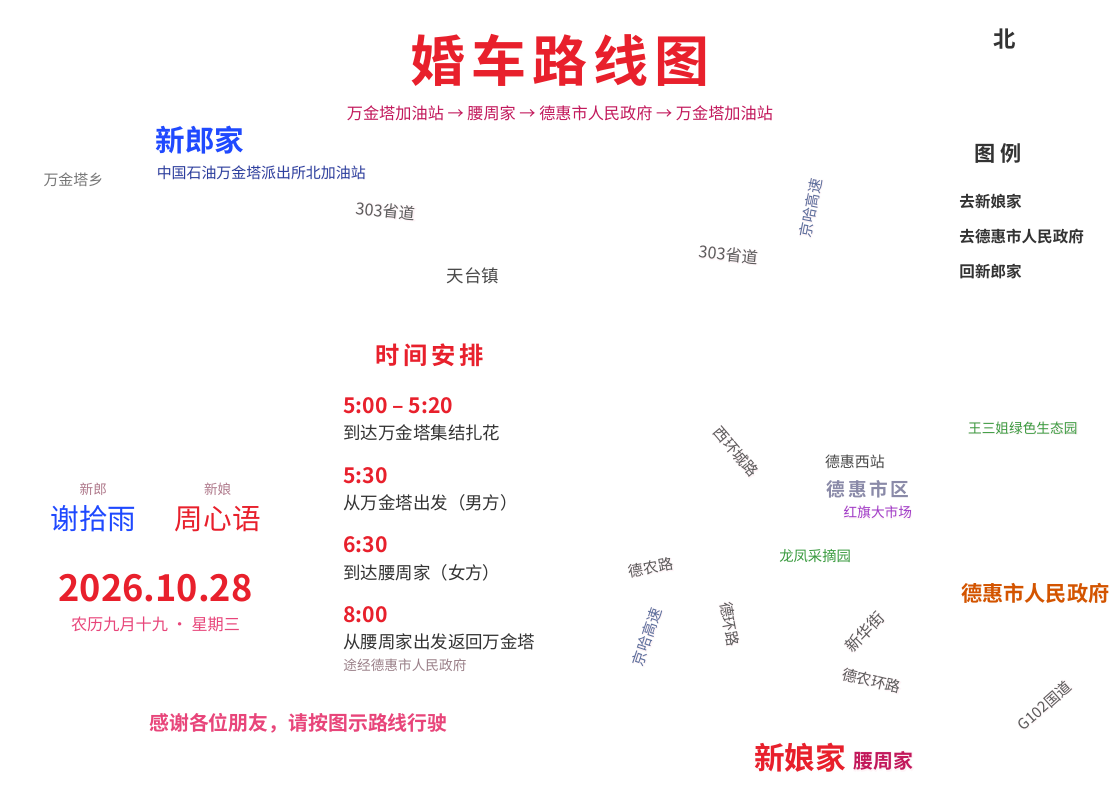
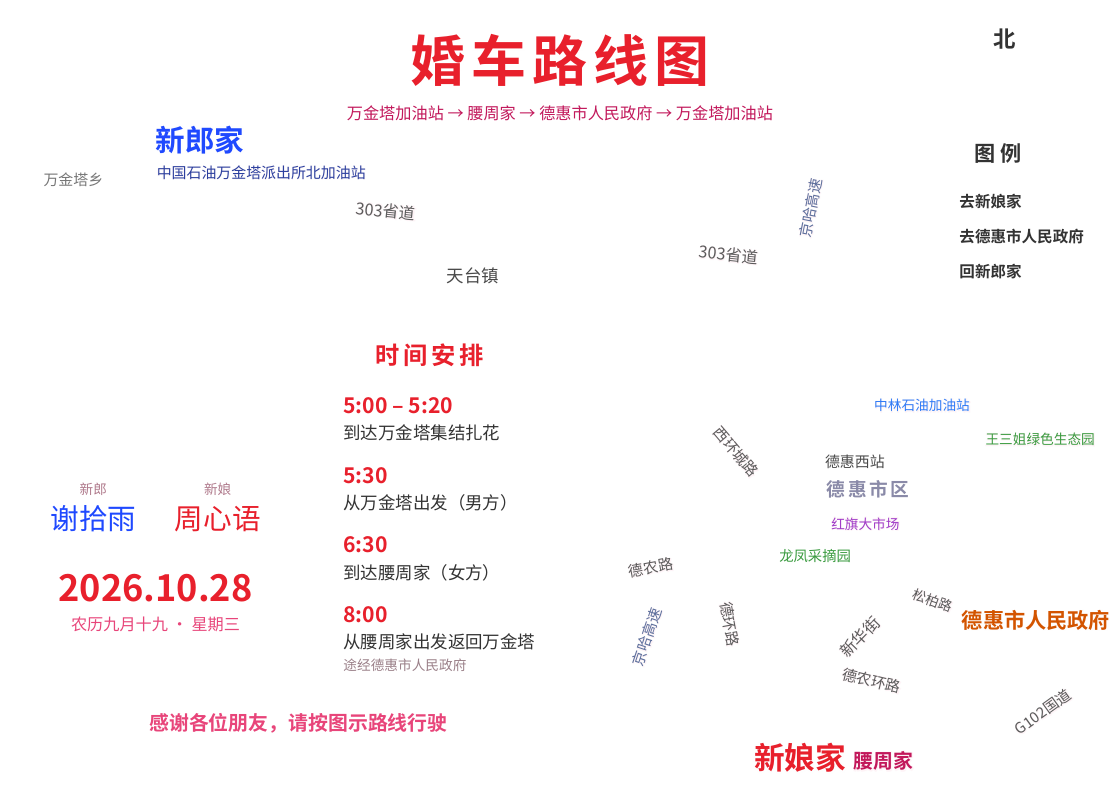
Before and after one commit to huosi012/smartview, a slide deck: slide 1 of wedding-route/wedding_route_map.pptx. Drawn at 1120x796 pixels with LibreOffice and Linux fonts; fonts in the diff are those of the drawing; background and template pictures are left out. Boxes give left, top, right and bottom in pixels: in the first picture for what was removed or moved away, otherwise in the second. Text is boxed around its words. In the diff, an @@ line names an element or a change of style, - is before the commit and + after.

```diff
--- a/wedding-route/wedding_route_map.pptx
+++ b/wedding-route/wedding_route_map.pptx
@@ text added at bbox=[874, 398, 970, 411], 15.8 pt, text #2F7BF6 @@
+中林石油加油站
@@ text "王三姐绿色生态园": place and size @@
-text "王三姐绿色生态园" at bbox=[968, 421, 1077, 434]
+text "王三姐绿色生态园" at bbox=[986, 432, 1095, 445]
@@ text "红旗大市场": place and size @@
-text "红旗大市场" at bbox=[844, 505, 912, 518]
+text "红旗大市场" at bbox=[831, 517, 899, 530]
@@ text added at bbox=[912, 588, 951, 612], 15.8 pt, text #5B5B5B @@
+松柏路
@@ text "新华街": place and size @@
-text "新华街" at bbox=[833, 643, 856, 652]
+text "新华街" at bbox=[829, 648, 852, 657]
@@ text "德惠市人民政府": place and size @@
-text "德惠市人民政府" at bbox=[961, 583, 1109, 603]
+text "德惠市人民政府" at bbox=[962, 610, 1110, 630]
@@ text "G102国道": place and size @@
-text "G102国道" at bbox=[1008, 673, 1082, 741]
+text "G102国道" at bbox=[1005, 682, 1082, 745]
@@ text "G102国道" at bbox=[1005, 682, 1082, 745]: rotation 318 to 324 degrees @@
```
Also in this commit, not shown: 3 other files.
